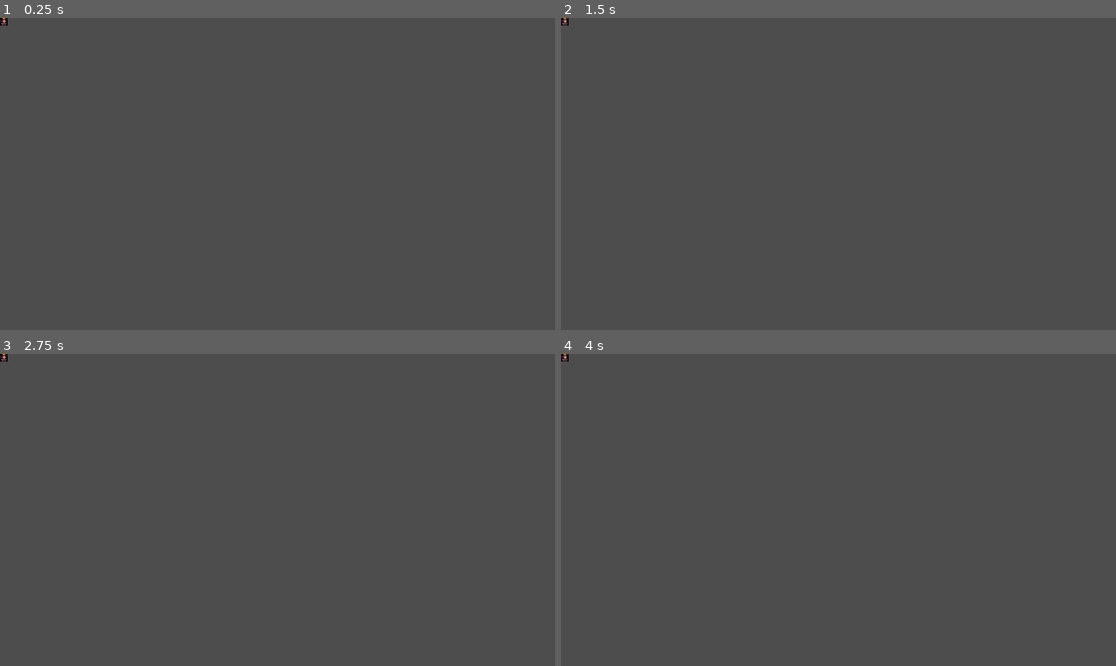
Above: before the commit, frames 1-4 (two rows, left to right).
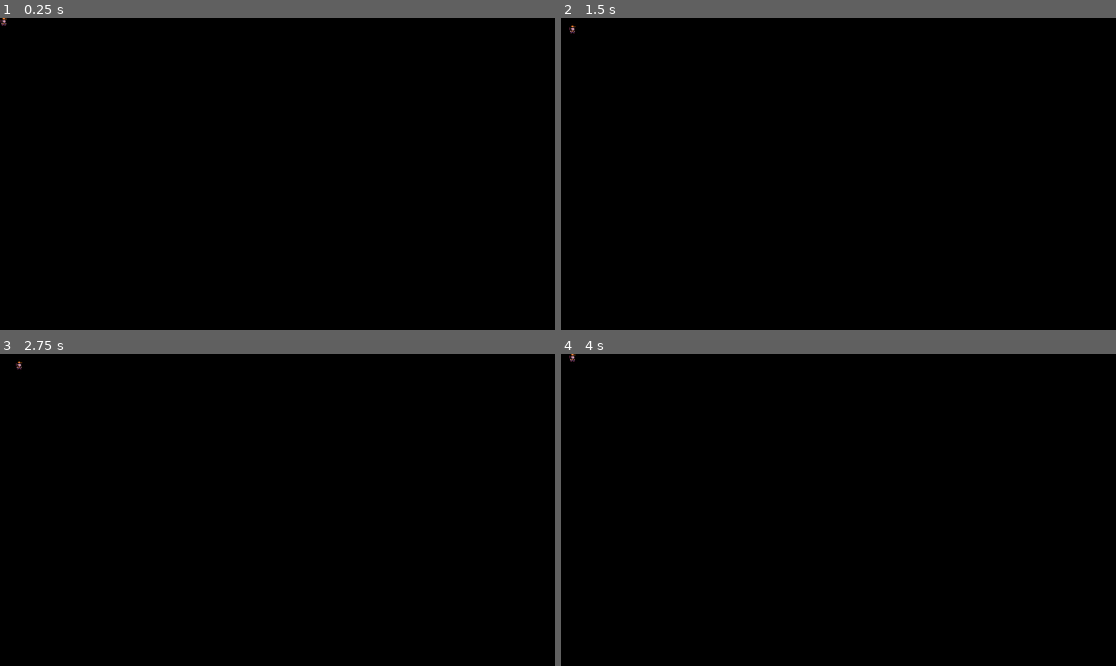
Above: after the commit, the same moments.

Repository: AleF2050/FooshyRLdev2025
Game: Godot game, scene res://src/game/game.tscn
Two runs of this game, one before a commit and one after it. Both use one fixed random seed, a clock stepped at 60 frames per second and the inputs below. Before the commit the project has no main scene; this scene is started directly in both runs.
Inputs:
- Up to frame 1 (0.25 s): no input
- Up to frame 2 (1.5 s): tap Enter at 0.5 s; hold Right (ui_right) 0.53-1.28 s; tap Space at 1.25 s; hold Down (ui_down) from 1.28 s (still down)
- Up to frame 3 (2.75 s): tap Enter at 2 s; release Down (ui_down) at 2.03 s; hold Right (ui_right) from 2.03 s (still down)
- Up to frame 4 (4 s): tap Space at 2.75 s; release Right (ui_right) at 2.78 s; hold Up (ui_up) 2.78-3.53 s; tap Enter at 3.5 s; hold Left (ui_left) from 3.53 s (still down)

The runs differ from the first frame. In frame 1, 100% of the frame differs, in the area x 0-100%, y 0-100%; in frame 2, 100%; in frame 3, 100%; in frame 4, 100%.

Commit message:
Finished Part 1 of SelinaDev's tutorial
- Layed out code for Grid functions
- Action base class
- Added Godot application icon and removed default icon

Diff:
--- a/icon.svg
+++ /dev/null
@@ -1 +0,0 @@
-<svg xmlns="http://www.w3.org/2000/svg" width="128" height="128"><rect width="124" height="124" x="2" y="2" fill="#363d52" stroke="#212532" stroke-width="4" rx="14"/><g fill="#fff" transform="translate(12.322 12.322)scale(.101)"><path d="M105 673v33q407 354 814 0v-33z"/><path fill="#478cbf" d="m105 673 152 14q12 1 15 14l4 67 132 10 8-61q2-11 15-15h162q13 4 15 15l8 61 132-10 4-67q3-13 15-14l152-14V427q30-39 56-81-35-59-83-108-43 20-82 47-40-37-88-64 7-51 8-102-59-28-123-42-26 43-46 89-49-7-98 0-20-46-46-89-64 14-123 42 1 51 8 102-48 27-88 64-39-27-82-47-48 49-83 108 26 42 56 81zm0 33v39c0 276 813 276 814 0v-39l-134 12-5 69q-2 10-14 13l-162 11q-12 0-16-11l-10-65H446l-10 65q-4 11-16 11l-162-11q-12-3-14-13l-5-69z"/><path d="M483 600c0 34 58 34 58 0v-86c0-34-58-34-58 0z"/><circle cx="725" cy="526" r="90"/><circle cx="299" cy="526" r="90"/></g><g fill="#414042" transform="translate(12.322 12.322)scale(.101)"><circle cx="307" cy="532" r="60"/><circle cx="717" cy="532" r="60"/></g></svg>
--- a/project.godot
+++ b/project.godot
@@ -13,5 +13,10 @@
 config/name="FooshyHuk does the GodOt Roguelike Tutoriel"
 config/description="Anthro cats, boys with baseball hats and funny creatures smoking blunts kicking some ass in the Caves of the Funny Mountains. A thrilling FooshyHuk game coming to your own lazy household, just for you....... THAT MEANS A LOT"
 config/version="0.0.1"
+run/main_scene="uid://c878nx67jtysy"
 config/features=PackedStringArray("4.5", "Forward Plus")
-config/icon="res://icon.svg"
+config/icon="uid://sonu1iidpe3d"
+
+[rendering]
+
+environment/defaults/default_clear_color=Color(0, 0, 0, 1)
--- /dev/null
+++ b/src/entities/actors/actions/action.gd
@@ -0,0 +1,2 @@
+class_name Action
+extends RefCounted
--- /dev/null
+++ b/src/entities/actors/actions/escape_action.gd
@@ -0,0 +1,2 @@
+class_name EscapeAction
+extends Action
--- /dev/null
+++ b/src/entities/actors/actions/movement_action.gd
@@ -0,0 +1,9 @@
+class_name MovementAction
+extends Action
+
+var offset: Vector2i
+
+
+## Inits the Movement Action from specified destination coordinates and sets its offset.
+func _init(dx: int, dy: int) -> void:
+	offset = Vector2i(dx, dy)
--- /dev/null
+++ b/src/game/event_handler.gd
@@ -0,0 +1,21 @@
+class_name EventHandler
+extends Node
+
+
+## Returns a specific action following inputs by the user.
+func get_action() -> Action:
+	var action: Action = null
+
+	if Input.is_action_just_pressed("ui_up"):
+		action = MovementAction.new(0, -1)
+	elif Input.is_action_just_pressed("ui_down"):
+		action = MovementAction.new(0, 1)
+	elif Input.is_action_just_pressed("ui_left"):
+		action = MovementAction.new(-1, 0)
+	elif Input.is_action_just_pressed("ui_right"):
+		action = MovementAction.new(1, 0)
+
+	if Input.is_action_just_pressed("ui_cancel"):
+		action = EscapeAction.new()
+
+	return action
--- a/src/game/game.gd
+++ b/src/game/game.gd
@@ -1,5 +1,18 @@
 extends Node2D
 
-var player_grid_pos := Vector2.ZERO
+var player_grid_pos := Vector2i.ZERO
 
 @onready var player: Sprite2D = $Player
+@onready var event_handler: EventHandler = $EventHandler
+
+
+func _process(delta: float) -> void:
+	# Get action from the game's event handler.
+	var action: Action = event_handler.get_action()
+
+	# Execute the retrieved action.
+	if action is MovementAction:
+		player_grid_pos += action.offset
+		player.position = Grid.grid_to_world(player_grid_pos)
+	elif action is EscapeAction:
+		get_tree().quit()
--- a/src/game/game.tscn
+++ b/src/game/game.tscn
@@ -1,7 +1,8 @@
-[gd_scene load_steps=4 format=3 uid="uid://c878nx67jtysy"]
+[gd_scene load_steps=5 format=3 uid="uid://c878nx67jtysy"]
 
 [ext_resource type="Script" uid="uid://cnqfjvpgnl0m2" path="res://src/game/game.gd" id="1_s6lek"]
 [ext_resource type="Texture2D" uid="uid://bxphg3akkvxt3" path="res://assets/images/actor_homerunner.png" id="2_kgj8g"]
+[ext_resource type="Script" uid="uid://sfdmnom5gdcs" path="res://src/game/event_handler.gd" id="2_l80un"]
 
 [sub_resource type="AtlasTexture" id="AtlasTexture_l80un"]
 atlas = ExtResource("2_kgj8g")
@@ -10,6 +11,9 @@
 [node name="Game" type="Node2D"]
 script = ExtResource("1_s6lek")
 
+[node name="EventHandler" type="Node" parent="."]
+script = ExtResource("2_l80un")
+
 [node name="Player" type="Sprite2D" parent="."]
 texture = SubResource("AtlasTexture_l80un")
 centered = false
--- a/src/utils/grid.gd
+++ b/src/utils/grid.gd
@@ -7,11 +7,14 @@
 # Fairly simple here. The grid is represented as a simple numerical chart consisting of squares.
 # These functions are called throughout the reference of this class without instancing it from a variable
 # just like how math features in this engine works, by turning global pixel coordinates into grid coordinates.
+
+## Returns specified grid coordinates, a Vector2i, into actual 'real world' coordinates.
 static func grid_to_world(grid_pos: Vector2i) -> Vector2i:
 	var world_pos: Vector2i = grid_pos * TILE_SIZE
 	return world_pos
 
 
+## Returns specified 'real world' coordinates into grid coordinates dividing by the established TILE_SIZE.
 static func world_to_grid(world_pos: Vector2i) -> Vector2i:
 	var grid_pos: Vector2i = world_pos / TILE_SIZE
 	return grid_pos
Binary file added: icon.png
Not shown, changed: icon.png.import
Not shown, added: src/entities/actors/actions/action.gd.uid
Not shown, added: src/entities/actors/actions/escape_action.gd.uid
Not shown, added: src/entities/actors/actions/movement_action.gd.uid
Not shown, added: src/game/event_handler.gd.uid
Not shown, changed: README.md
